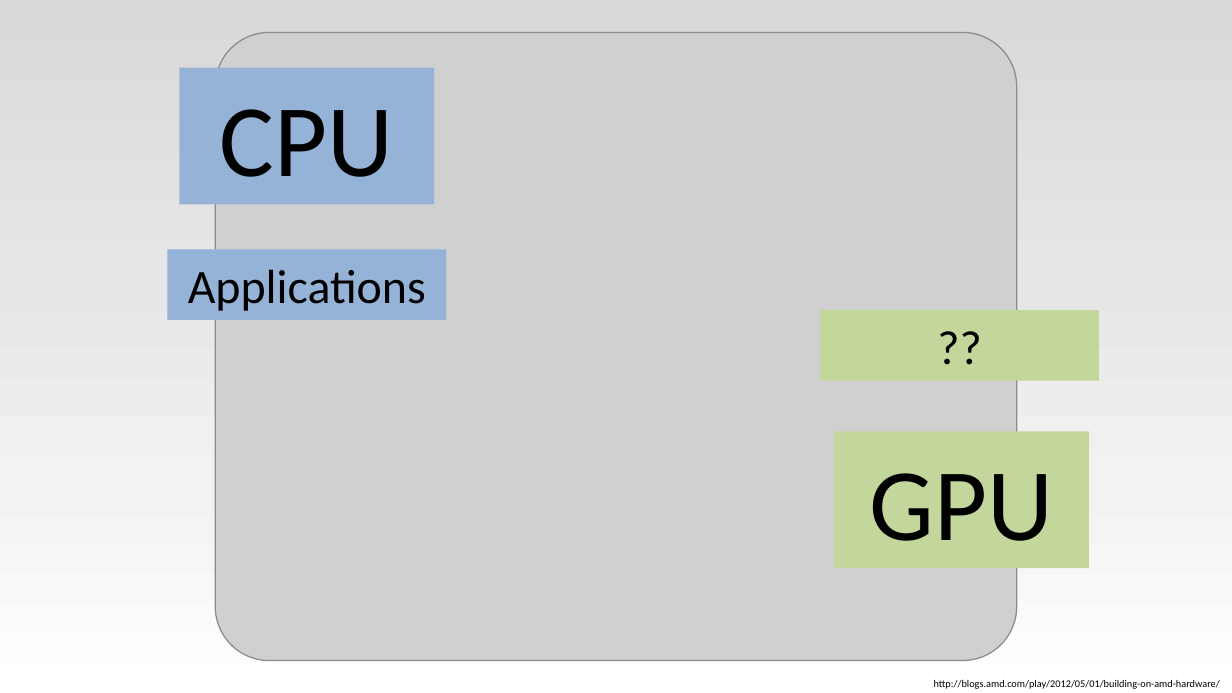
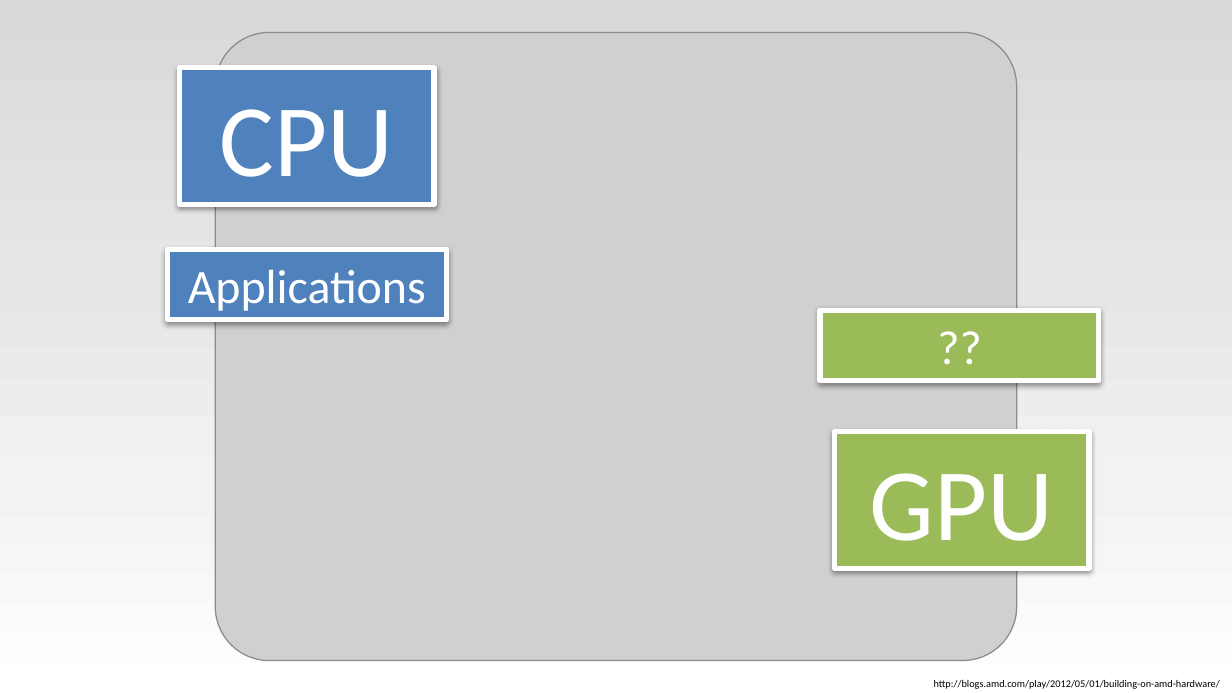
Before and after one commit to bernhardmgruber/bachelor_thesis, a slide deck: slide 1 of presentations/BAS_1/OpenCL.pptx. Drawn at 1232x693 pixels with LibreOffice and Linux fonts; fonts in the diff are those of the drawing; grey boxes stand for pictures. Boxes give left, top, right and bottom in pixels: in the first picture for what was removed or moved away, otherwise in the second. Text is boxed around its words. In the diff, an @@ line names an element or a change of style, - is before the commit and + after.

```diff
--- a/presentations/BAS_1/OpenCL.pptx
+++ b/presentations/BAS_1/OpenCL.pptx
@@ rectangle "CPU" at (x1=180, y1=68, x2=435, y2=205): text colour #000000 to #FFFFFF; fill #95B3D7 to #4F81BD; outline none to #FFFFFF 3 pt; shadow on @@
@@ rectangle "Applications" at (x1=168, y1=249, x2=446, y2=319): text colour #000000 to #FFFFFF; fill #95B3D7 to #4F81BD; outline none to #FFFFFF 3 pt; shadow on @@
@@ rectangle "??" at (x1=821, y1=310, x2=1099, y2=381): text colour #000000 to #FFFFFF; fill #C3D69B to #9BBB59; outline none to #FFFFFF 3 pt; shadow on @@
@@ rectangle "GPU" at (x1=834, y1=431, x2=1089, y2=568): text colour #000000 to #FFFFFF; fill #C3D69B to #9BBB59; outline none to #FFFFFF 3 pt; shadow on @@
```
Also in this commit, not shown: 2 other slides changed, 5 slides added, 6 slides removed, 7 other files.
